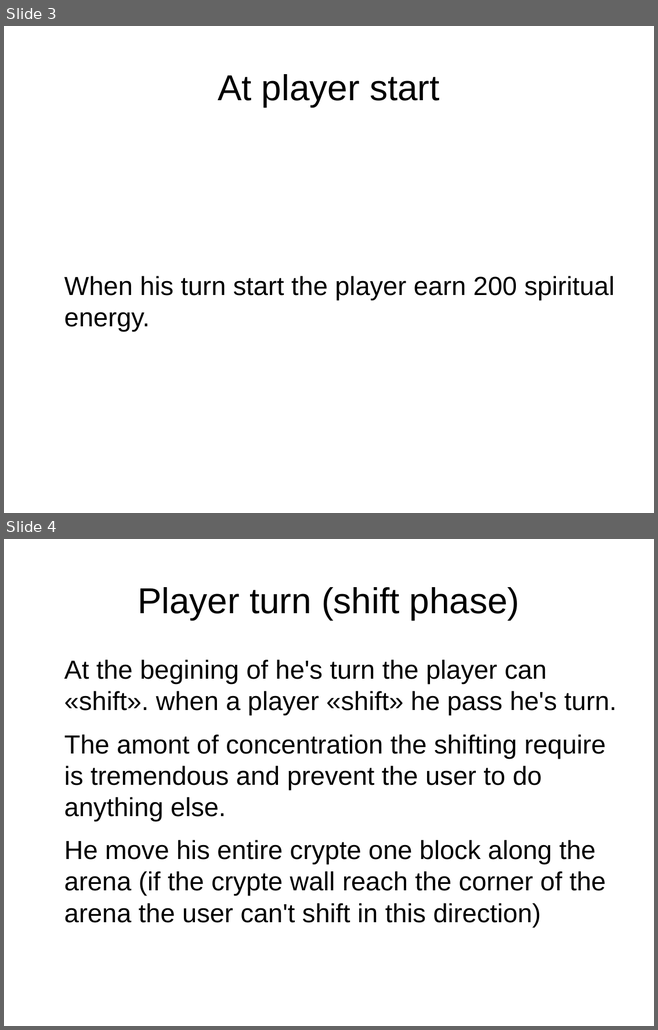
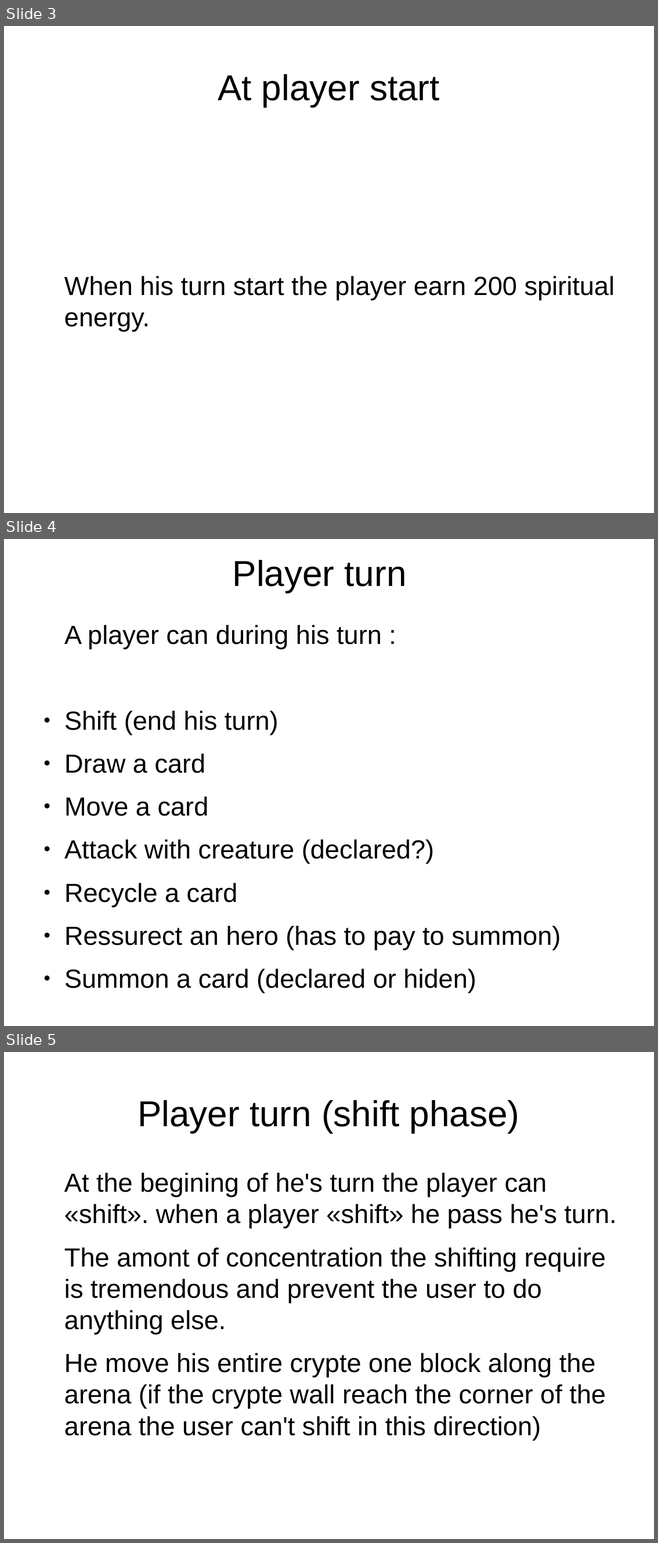
Before and after one commit to idolord/CryptDuel, a slide deck: documentation/player turn CDC - panda.odp. Shown one above the other, each under a label of ours: slides 3 and 4 before the commit, slides 3, 4 and 5 after it. The pictures are 658x1030 and 658x1543 pixels, drawn with LibreOffice and Linux fonts; fonts in the diff are those of the drawing. Boxes give left, top, right and bottom in pixels: in the first picture for what was removed or moved away, otherwise in the second. Text is boxed around its words. In the diff, an @@ line names an element or a change of style, - is before the commit and + after.

Commit message:
Yaho index.php / player turn CDC - panda

```diff
--- a/documentation/player turn CDC - panda.odp
+++ b/documentation/player turn CDC - panda.odp
@@ slide 4 added at box(4, 539, 654, 1026), background #FFFFFF @@
@@ title added at box(233, 560, 407, 593), 44 pt, text #000000 @@
+Player turn
@@ text added at box(64, 625, 560, 993), 32 pt, text #000000 @@
+A player can during his turn :
+● Shift (end his turn)
+● Draw a card
+● Move a card
+● Attack with creature (declared?)
+● Recycle a card
+● Ressurect an hero (has to pay to summon)
+● Summon a card (declared or hiden)
@@ what was slide 4 is now slide 5 @@
```
Also in this commit, not shown: 1 slide changed, 1 other file.
